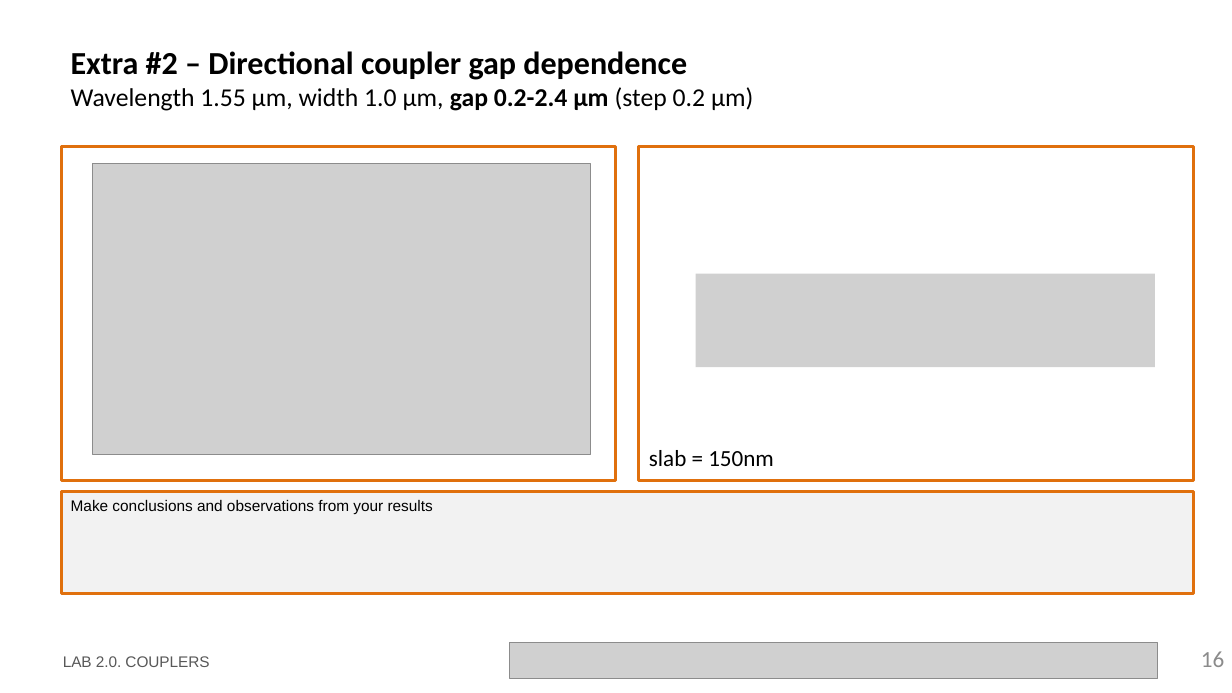
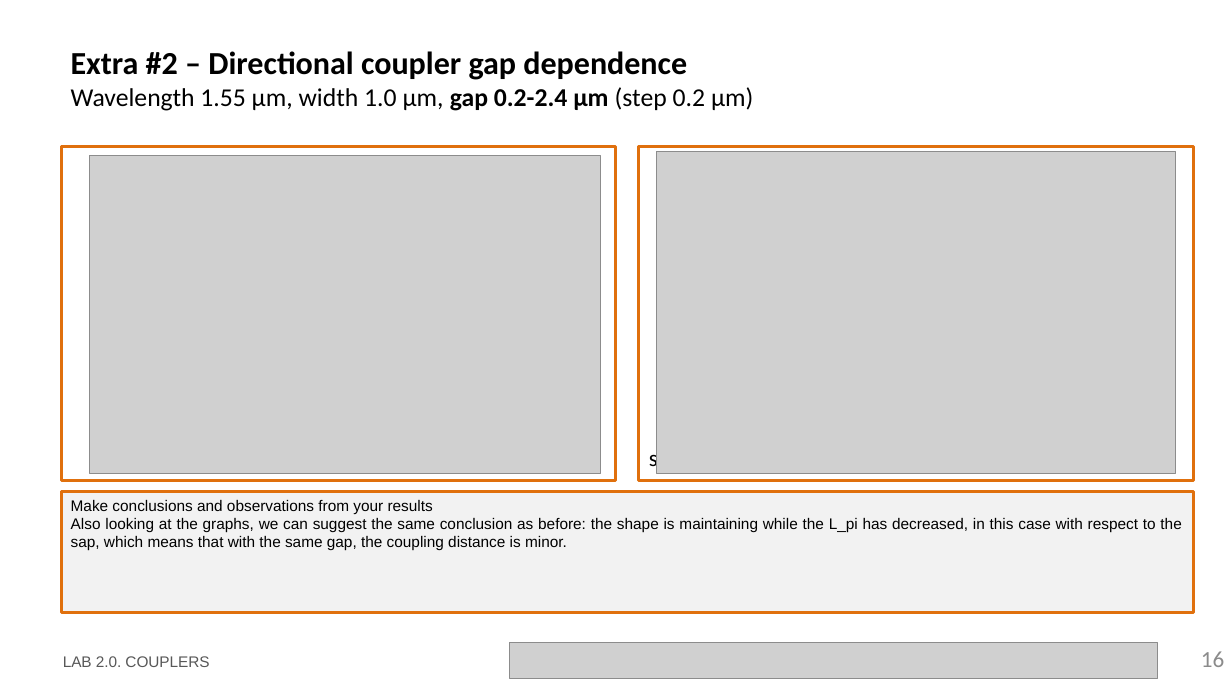
Before and after one commit to SergioC-upv/pic-upv-lab2, a slide deck: slide 16 of LabBook_20.pptx. Drawn at 1232x693 pixels with LibreOffice and Linux fonts; fonts in the diff are those of the drawing; grey boxes stand for pictures; background and template pictures are left out. Boxes give left, top, right and bottom in pixels: in the first picture for what was removed or moved away, otherwise in the second. Text is boxed around its words. In the diff, an @@ line names an element or a change of style, - is before the commit and + after.

```diff
--- a/LabBook_20.pptx
+++ b/LabBook_20.pptx
@@ picture: place and size @@
-picture at [92, 164, 591, 455]
+picture at [90, 156, 601, 473]
@@ picture added at [657, 152, 1176, 473] @@
@@ picture removed at [696, 274, 1155, 367] @@
@@ rectangle "Make conclusions and observations from ...": place and size @@
-rectangle "Make conclusions and observations from ..." at [62, 492, 1194, 594]
+rectangle "Make conclusions and observations from ..." at [62, 492, 1194, 613]
@@ text in rectangle at [71, 518, 1181, 551]: paragraph added @@
+Also looking at the graphs, we can suggest the same conclusion as before: the shape is maintaining while the L_pi has decreased, in this case with respect to the sap, which means that with the same gap, the coupling distance is minor.
```
Also in this commit, not shown: 11 other slides changed.
